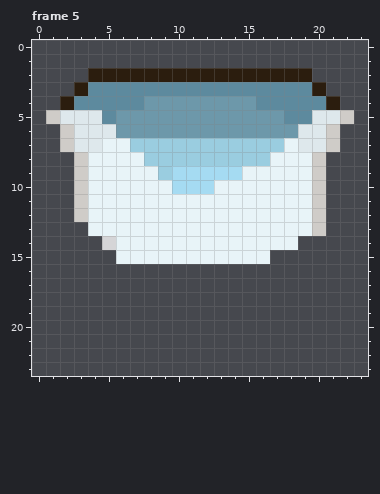
Pixel-art file: Loot&Lunch/UI/jscoutinho_ui_mana_fade_out.ase. Above: the version before the commit.
24x24 pixels, 7 frames. Colours within 5 levels of each other are drawn and written as one. Shown: frame 5. The commit also changed other frames, which this record leaves out.
The result:
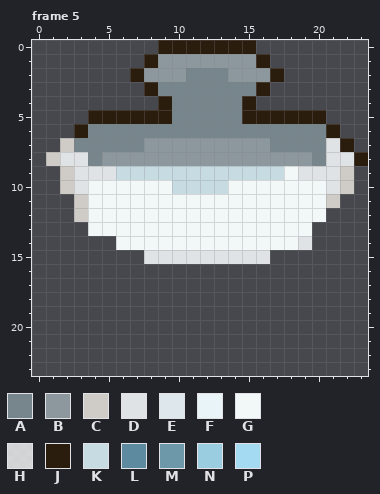
Palette (. is transparent): A #77868c  B #8c989d  C #cfccc8  D #e0e3e5  E #dee8ec  F #e8f4f8  G #f2f7f8  H #ffffffc5  J #2b1d0e  K #c6dce2  L #5d8a9e  M #6d98aa  N #9acde0  P #a5dbf2
Message: Modifiquei formato e animação da barra de mana
Diff:
layer "Camada Azul" opacity 35% -> 17%
Changed rows in their new state; - is an unchanged pixel.
Frame 5:
first column x 1:
 0 --------JJJJJJJ--------
 1 -------JBBBBBBBJ-------
 2 ---...-BBBAAABBB-..----
 3 --.....JAAAAAAAJ....---
 4 -.......JAAAAAJ......--
 5 ...JJJJJJAAAAAJJJJJJ..-
 6 -.JAAAAAAAAAAAAAAAAAJ--
 7 --AAAAABBBBBBBBBAAAADJ-
 8 CDDABBBBBBBBBBBBBBBADDJ
 9 -CDDDKKKKKKKKKKKKGDDDC-
10 -CDGGGGGGKKKKGGGGGGGDC-
11 ---GGGGGGGGGGGGGGGGGC--
12 ---GGGGGGGGGGGGGGGGG---
13 ---GGGGGGGGGGGGGGGG.---
14 ----.GGGGGGGGGGGGGD----
15 -----..DDDDDDDDD-------
Where, in picture pixels (left, top, right, bottom), the same in both pictures:
changed: (46, 40, 368, 264)
